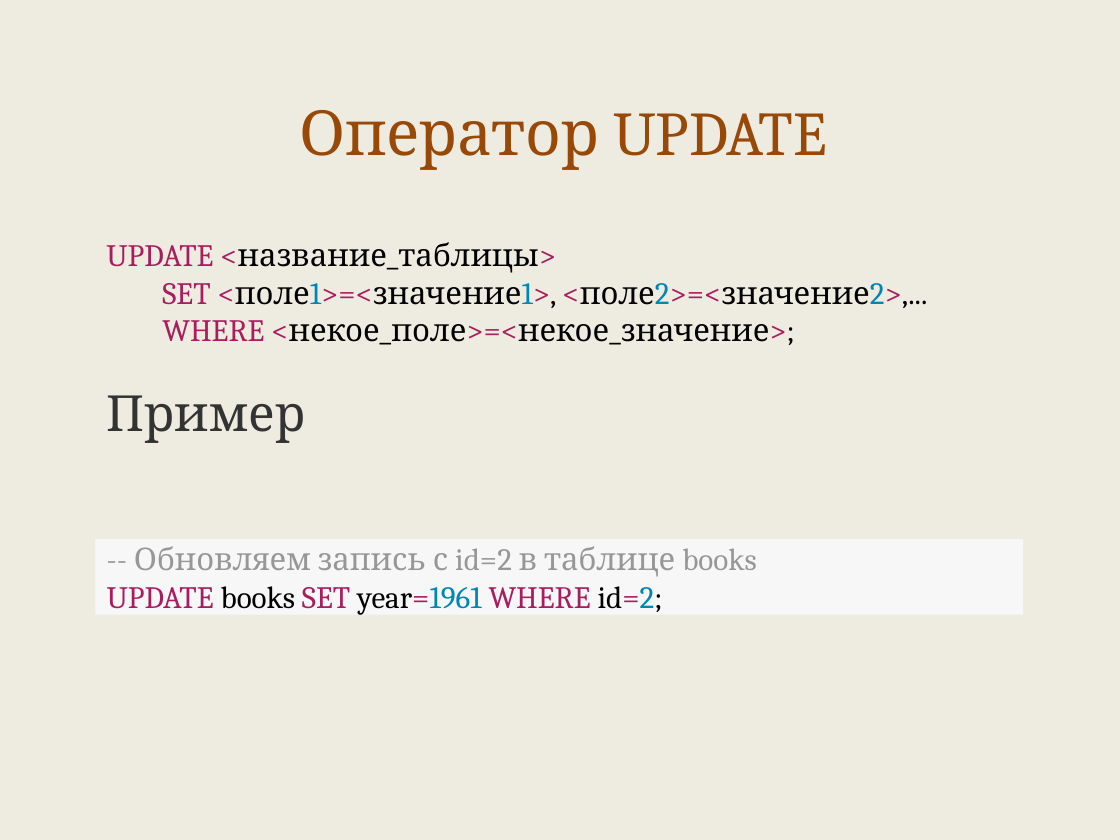
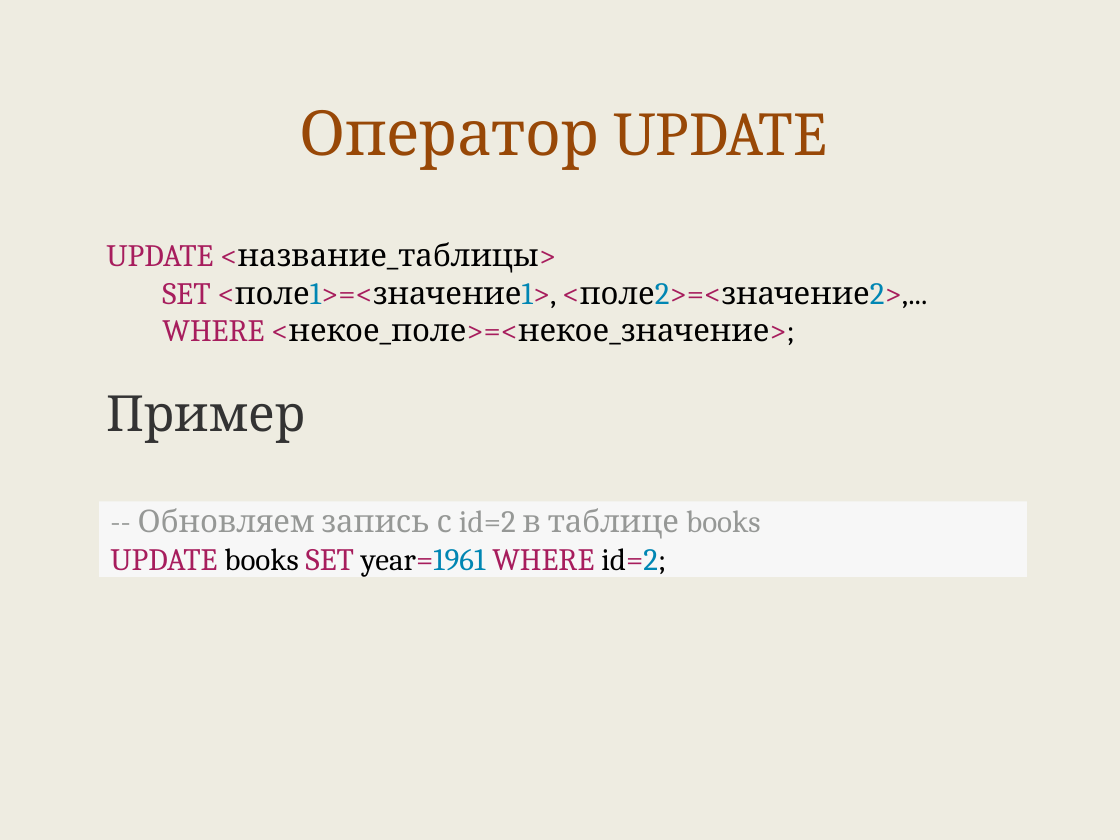
Before and after one commit to maxchv/LearnPython, a slide deck: slide 29 of week12/sql.pptx. Drawn at 1120x840 pixels with LibreOffice and Linux fonts; fonts in the diff are those of the drawing. Boxes give left, top, right and bottom in pixels: in the first picture for what was removed or moved away, otherwise in the second. Text is boxed around its words. In the diff, an @@ line names an element or a change of style, - is before the commit and + after.

```diff
--- a/week12/sql.pptx
+++ b/week12/sql.pptx
@@ rectangle "-- Обновляем запись с id=2 ...": place and size @@
-rectangle "-- Обновляем запись с id=2 ..." at [95,539,1023,614]
+rectangle "-- Обновляем запись с id=2 ..." at [100,502,1027,577]
```
Also in this commit, not shown: 11 other slides changed, 1 slide added, 3 other files.
